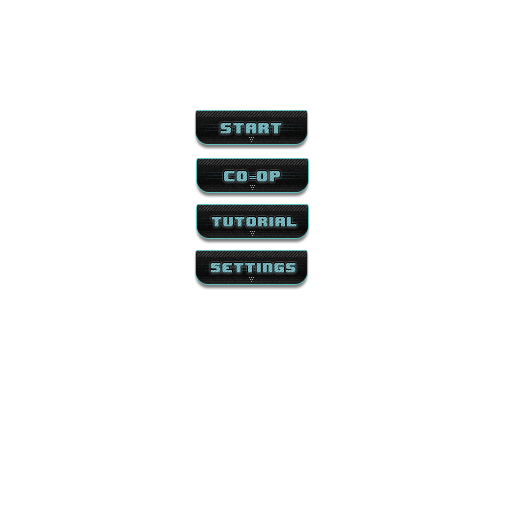
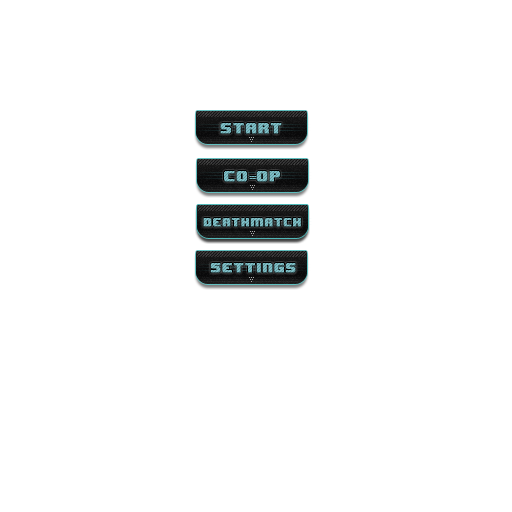
Layers edited between the first and the second w=512, h=512 image:
added group "Button Deathmatch" with 9 layers above "Button Tutorial" over [195, 204, 311, 238]
added layer "Deathmatch" in group "Button Deathmatch" over [203, 218, 301, 227]
added layer "Layer 5" (1st of 3, in "Button Deathmatch") (50%) in group "Button Deathmatch" over [195, 218, 311, 225]
added layer "Layer 8" (1st of 3, in "Button Deathmatch") (soft light) in group "Button Deathmatch" over [195, 231, 310, 236]
added layer "Layer 6" (1st of 3, in "Button Deathmatch") (60%) in group "Button Deathmatch" over [197, 205, 308, 238]
added layer "Shape 1" (1st of 3, in "Button Deathmatch") in group "Button Deathmatch" over [197, 205, 308, 238]
renamed "Tutorial" to "Highscores", painted on it over [205, 217, 303, 227]
